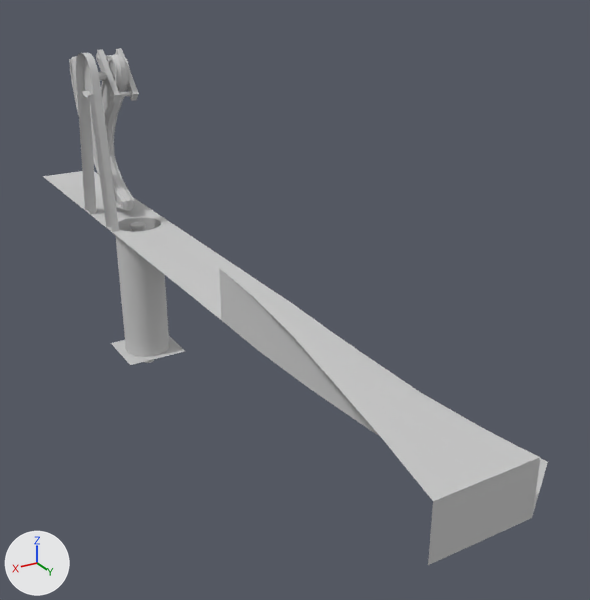
One commit to the FBX model Kalevala Pinball/Assets/Models/Ukonvasara Launcher.FBX: the scene before it, then after it.
Camera for both pictures: a 50 mm camera at (0.412, 0.144, 0.196) aimed at (0.186, -0.233, 0.008). Lighting does not change. The marker at lower left points along +X, +Y and +Z. Where no turn or scale is listed for an object, it has been applied to the vertices. Vertices at the same position are counted once.

The first picture shows 'Board', 'Board001', 'Launcher Track', 'Nail', 'Ukonvasara', 'Ukonvasara Frame'.
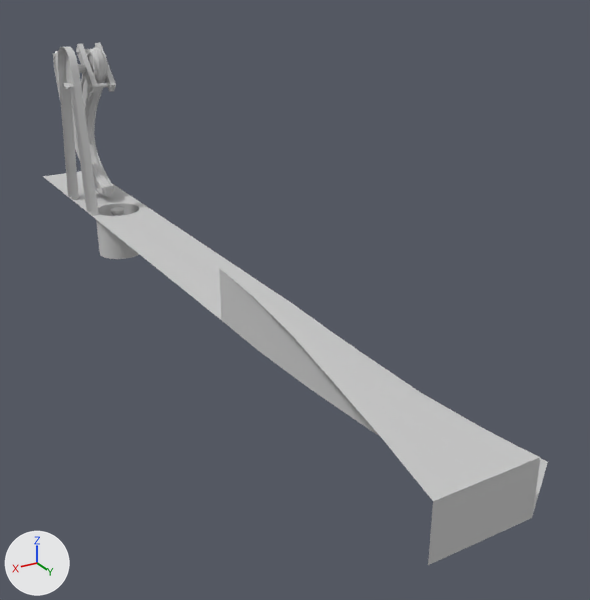
Location of each change, [x1, y1, x2, y2] in pixels of the pictures (590 x 600 px; the box of a moved part takes in the faces that stretch with it):
```json
{"object": "Ukonvasara Frame", "change": "moved", "before": [76, 53, 119, 232], "after": [58, 47, 99, 216]}
{"object": "Ukonvasara", "change": "moved", "before": [69, 54, 135, 210], "after": [53, 48, 114, 196]}
{"object": "Board001", "change": "moved", "before": [96, 50, 120, 103], "after": [76, 43, 98, 93]}
{"object": "Board", "change": "moved", "before": [115, 48, 139, 101], "after": [94, 43, 116, 92]}
{"object": "Nail", "change": "moved", "before": [119, 91, 132, 97], "after": [98, 83, 110, 88]}
{"part": 1, "of": "me_mesh", "change": "deleted", "before": [111, 336, 185, 365]}
{"part": 2, "of": "me_mesh", "change": "moved or reshaped", "before": [99, 212, 292, 357], "after": [43, 171, 154, 259]}
```

The change, as JSON lines over the scene's bpy script:
```json
{"block": "me_mesh", "where": "# used by ob_launcher_track; location = (0.2158, -0.2642, 0.0)"}
{"op": "remove", "block": "me_mesh", "code": "me_mesh.from_pydata(...)  # 102 vertices, 140 faces; spans x -0.041..0.041, y -0.239..0.239, z -0.058..0.058"}
{"op": "add", "block": "me_mesh", "code": "me_mesh.from_pydata(...)  # 96 vertices, 66 faces; spans x -0.041..0.041, y -0.239..0.239, z -0.003..0.058"}
{"block": "me_mesh", "change": "me_mesh part 1: the loose piece of 4 vertices spanning x 0.001..0.041, y -0.103..-0.064, z -0.058 is deleted"}
{"block": "me_mesh", "change": "me_mesh part 2: 60 vertices removed from x 0.001..0.041, y -0.098..-0.064, z -0.058..0.031; 58 vertices added at x 0.001..0.041, y -0.141..-0.107, z 0.0..0.031"}
{"op": "set", "path": "ob_ukonvasara_frame.location", "old": "(0.2372, -0.4179, 0.004)", "new": "(0.2372, -0.4578, 0.004)"}
{"op": "set", "path": "ob_nail.location", "old": "(0.2432, -0.3566, 0.1132)", "new": "(0.2432, -0.3979, 0.1132)"}
{"op": "set", "path": "ob_board.location", "old": "(0.2463, -0.3669, 0.1235)", "new": "(0.2463, -0.4082, 0.1235)"}
{"op": "set", "path": "ob_board001.location", "old": "(0.2441, -0.3669, 0.1235)", "new": "(0.2441, -0.4082, 0.1235)"}
{"op": "set", "path": "ob_ukonvasara.location", "old": "(0.2362, -0.3668, 0.1236)", "new": "(0.2362, -0.4081, 0.1236)"}
```
